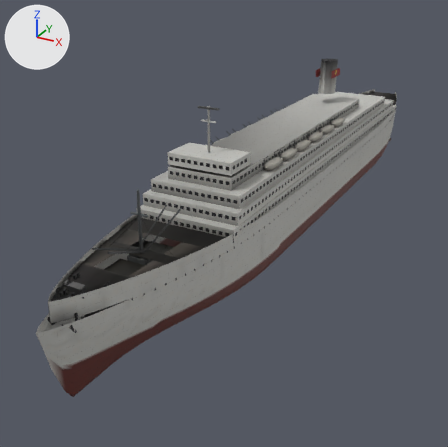
The glTF model models/item/Q1143472/model_built.glb as it was, and as the next commit left it.
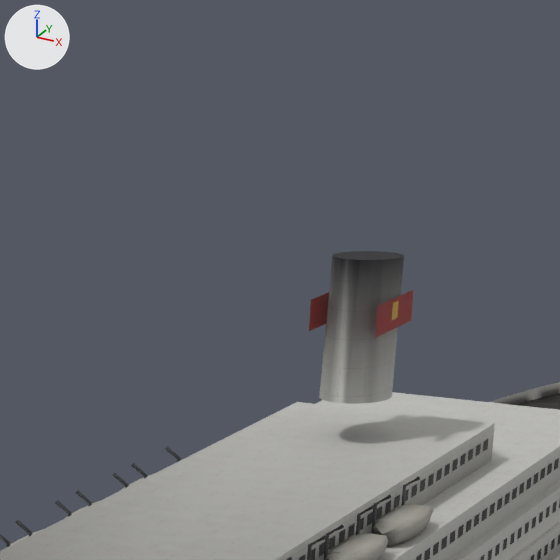
Each version appears first whole from a camera (50 mm lens) standing at (59.0, -143.1, 64.6) and looking at (-10.8, -16.2, 1.2), and next in a close-up on the part from 54% to 84% of the width and 0% to 29% of the height. Every picture has the same lights, and +X, +Y and +Z are marked at upper left. The first two pictures are the older version. Where no turn or scale is listed for an object, it has been applied to the vertices. Vertices at exactly the same position are counted once.

Objects in the first close-up: 'main_0'.
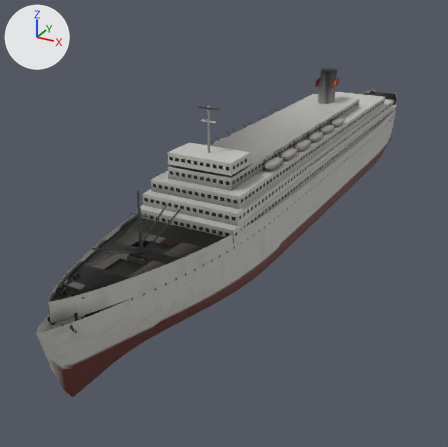
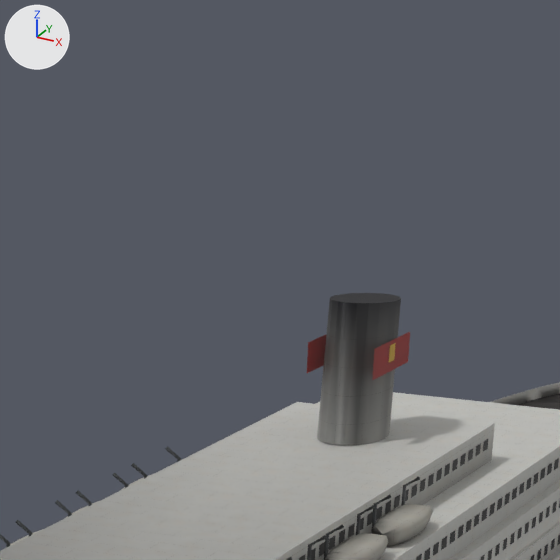
Changed parts and their boxes (x1, y1, x2, y2) in the close-ups (560 x 560 px; the box of a moved part takes in the faces that stretch with it):
'main_0', reshaped
    before: (0, 251, 560, 560)
    after: (0, 293, 560, 560)
part 1 of me_main_0, moved or reshaped
    before: (319, 251, 404, 404)
    after: (317, 293, 401, 445)
part 2 of me_main_0, moved or reshaped
    before: (309, 292, 329, 331)
    after: (306, 335, 326, 374)
part 3 of me_main_0, moved or reshaped
    before: (375, 290, 413, 338)
    after: (372, 332, 410, 380)
part 4 of me_main_0, moved or reshaped
    before: (392, 301, 399, 320)
    after: (389, 343, 396, 362)
part 5 of me_main_0, recoloured
    before: (309, 256, 404, 404)
    after: (306, 299, 401, 445)

The edits, one by one:
me_main_0 has 12976 vertices, 20139 faces and spans x -12.0..12.0, y -89.0..89.0, z -19.0..19.0.
me_main_0 is used by ob_main_0; location (0.0, -1.5, 18.8).
me_main_0 part 1: the loose piece of 42 vertices spanning x -2.0..2.0, y 22.0..30.0, z 9.0..19.0 is moved by (0.0, 0.0, -3.0).
me_main_0 part 2: the loose piece of 4 vertices spanning x -2.0, y 22.0..29.0, z 14.0..16.0 is moved by (0.0, 0.0, -3.0).
me_main_0 part 3: the loose piece of 4 vertices spanning x 2.0, y 22.0..29.0, z 14.0..16.0 is moved by (0.0, 0.0, -3.0).
me_main_0 part 4: the loose piece of 4 vertices spanning x 2.0, y 25.0..26.0, z 15.0..16.0 is moved by (0.0, 0.0, -3.0).
me_main_0 part 5: 602 kept faces spanning x -9.0..9.0, y -41.0..78.0, z -19.0..16.0 get new vertex colours; the middle colour goes from grey #7a7972 to grey #73726c.
